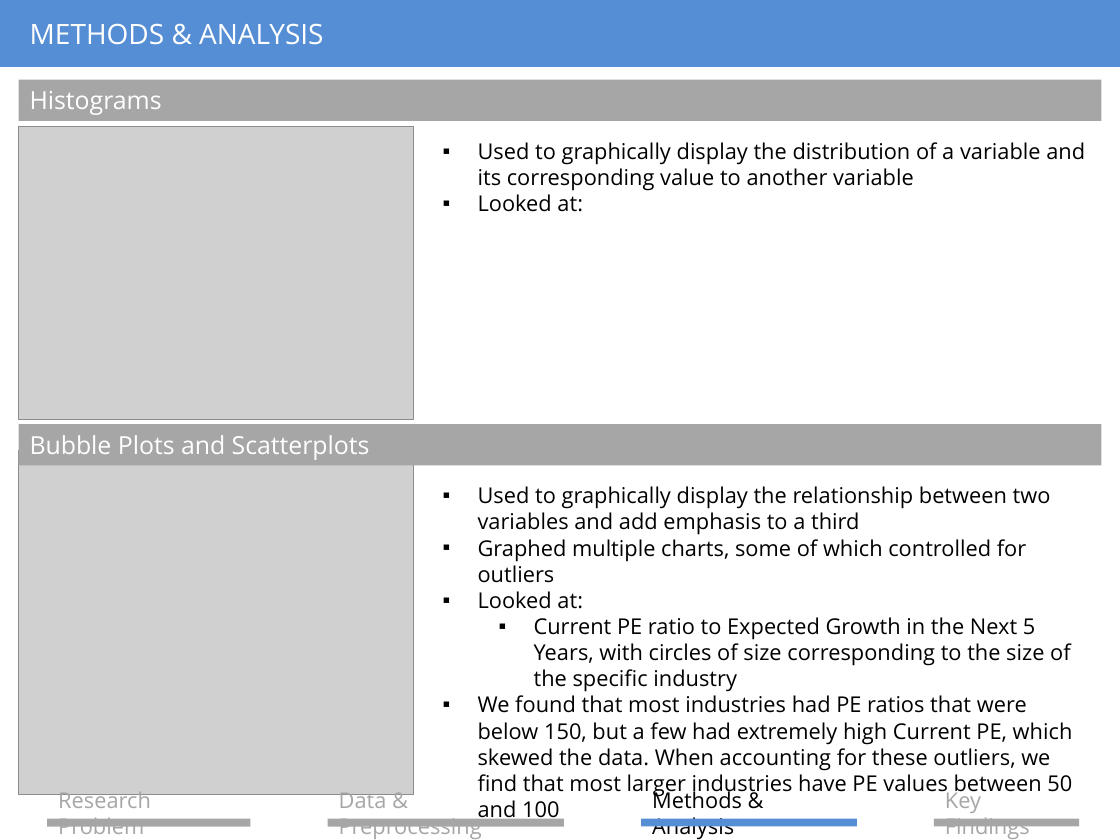
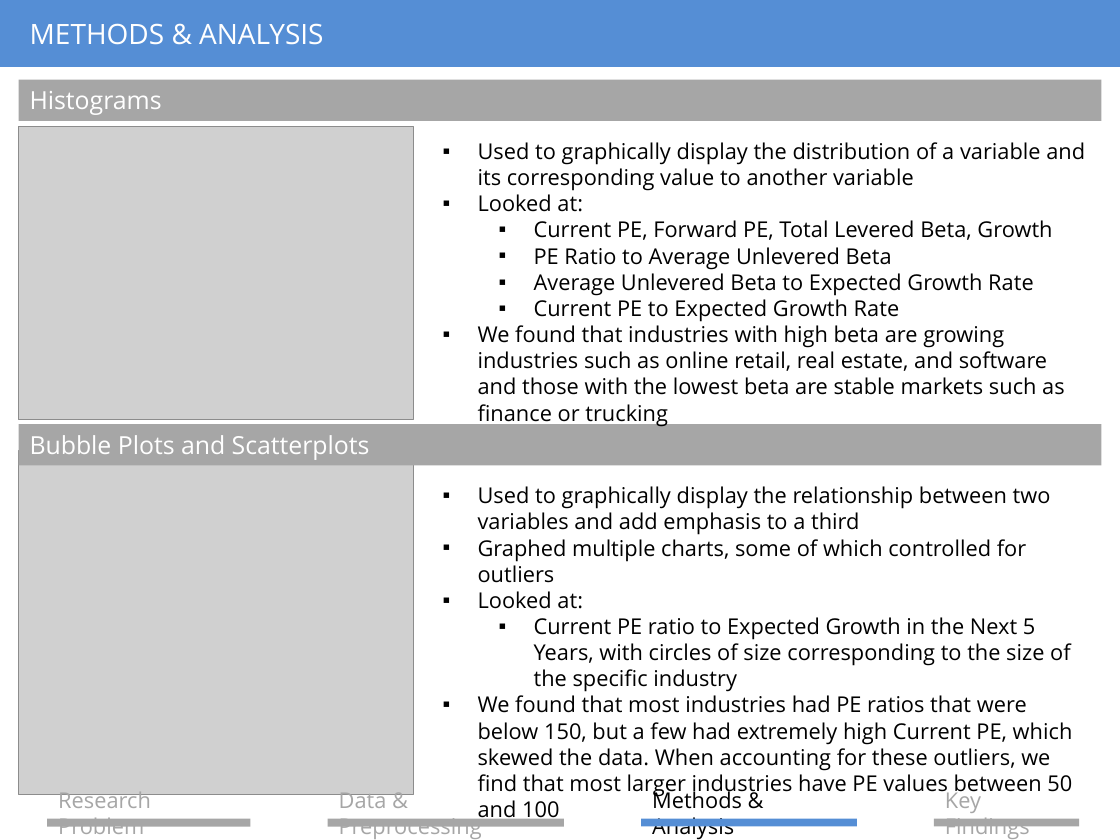
Before and after one commit to elleismatic/stat133-final, a slide deck: slide 4 of report/extra_credit_presentation.pptx. Drawn at 1120x840 pixels with LibreOffice and Linux fonts; fonts in the diff are those of the drawing; grey boxes stand for pictures. Boxes give left, top, right and bottom in pixels: in the first picture for what was removed or moved away, otherwise in the second. Text is boxed around its words. In the diff, an @@ line names an element or a change of style, - is before the commit and + after.

```diff
--- a/report/extra_credit_presentation.pptx
+++ b/report/extra_credit_presentation.pptx
@@ text at (478,220,1065,395): paragraphs added @@
+  ▪ Current PE, Forward PE, Total Levered Beta, Growth
+  ▪ PE Ratio to Average Unlevered Beta
+  ▪ Average Unlevered Beta to Expected Growth Rate
+  ▪ Current PE to Expected Growth Rate
+▪ We found that industries with high beta are growing industries such as online retail, real estate, and software and those with the lowest beta are stable markets such as finance or trucking
```
Also in this commit, not shown: 3 other slides changed.
